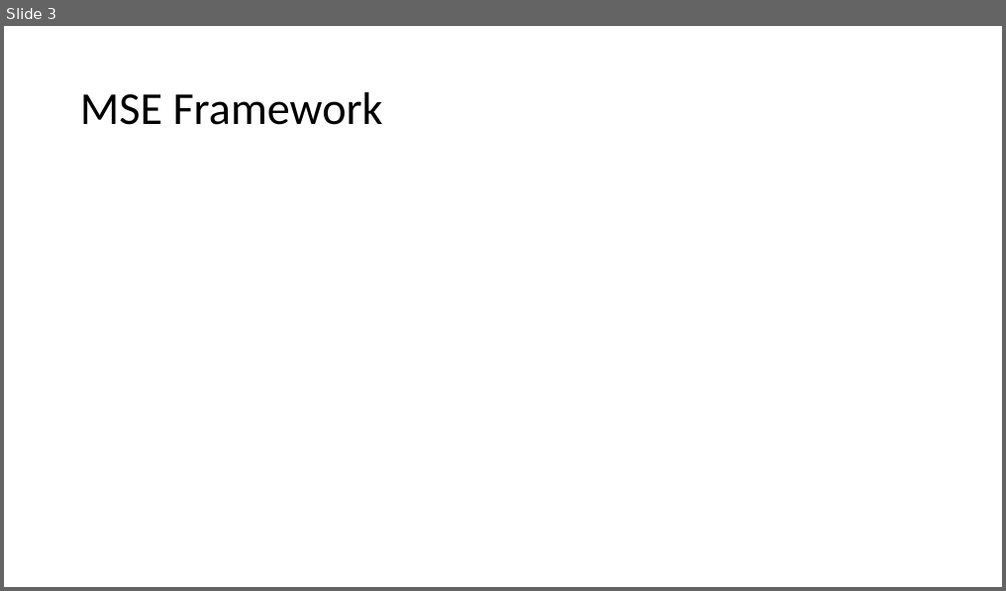
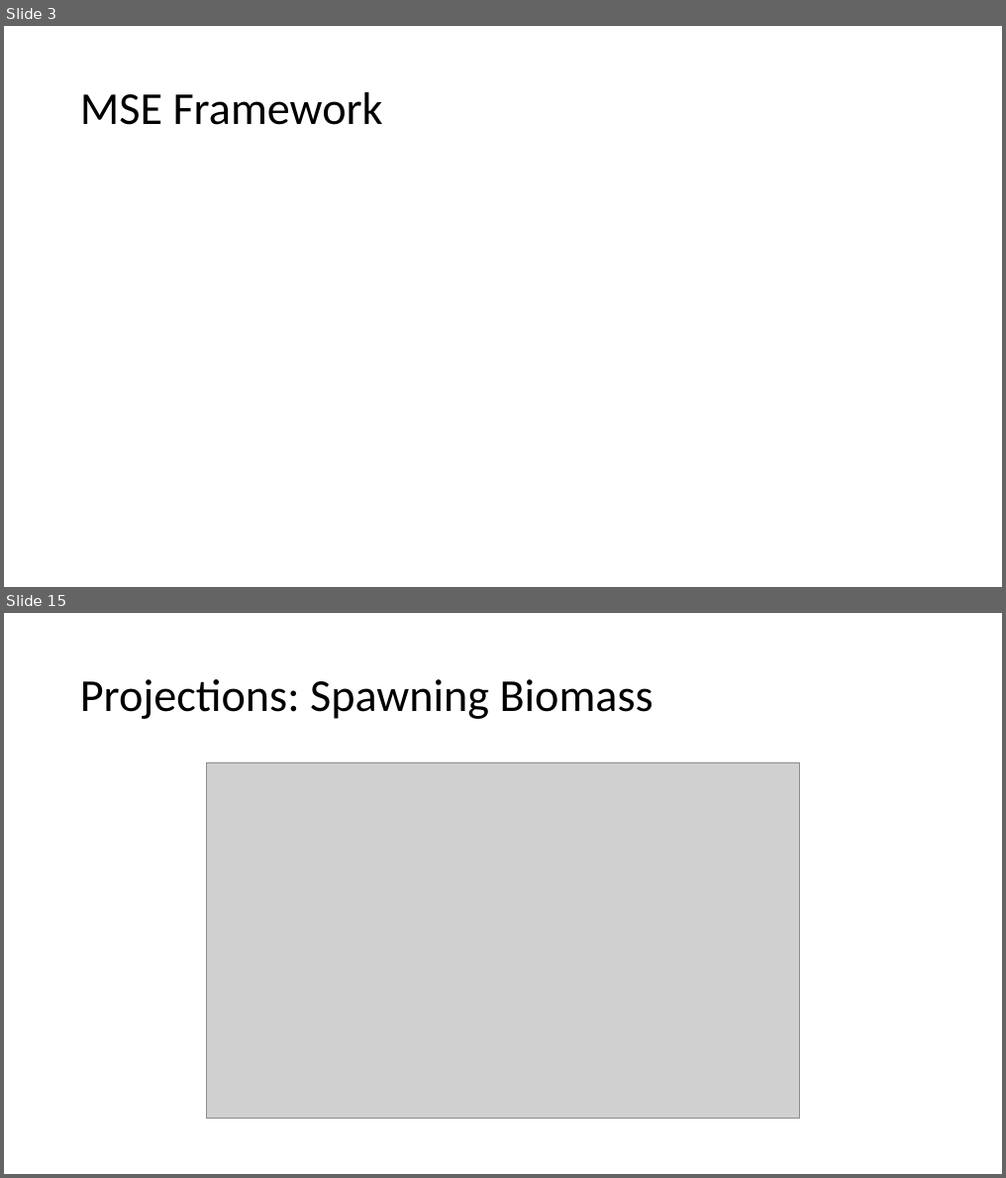
Before and after one commit to Blue-Matter/SAFMC-MSE, a slide deck: docs/Presentations/RedSnapper_Gag_demo.pptx. Shown one above the other, each under a label of ours: slide 3 before the commit, slides 3 and 15 after it; the slides between them are not shown. The pictures are 1006x591 and 1006x1178 pixels, drawn with LibreOffice and Linux fonts; fonts in the diff are those of the drawing; grey boxes stand for pictures. Boxes give left, top, right and bottom in pixels: in the first picture for what was removed or moved away, otherwise in the second. Text is boxed around its words. In the diff, an @@ line names an element or a change of style, - is before the commit and + after.

```diff
--- a/docs/Presentations/RedSnapper_Gag_demo.pptx
+++ b/docs/Presentations/RedSnapper_Gag_demo.pptx
@@ slide 15 added at <box>4,613,1002,1174</box>, background #FFFFFF @@
@@ title added at <box>80,679,653,719</box>, 44 pt, text #000000 @@
+Projections: Spawning Biomass
@@ picture added at <box>206,762,800,1119</box> @@
```
Also in this commit, not shown: 1 slide changed, 19 other slides added, 1 slide removed, 18 other files.
